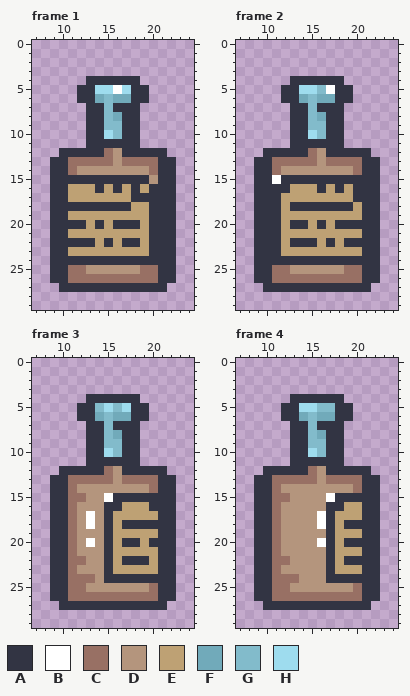
Two versions of one pixel-art file, assets/rum.aseprite. This is how it looked before the edit.
32x32 pixels, 10 frames. Shown: frame 1: x 7..24, y 0..29; frame 2: x 7..24, y 0..29; frame 3: x 7..24, y 0..29; frame 4: x 7..24, y 0..29. The commit also changed other frames, which this record leaves out.
Palette (. is transparent): A #323443  B #ffffff  C #987064  D #b4957d  E #bea174  F #71aaba  G #82bbcb  H #9edcee
Pixels before, frame 1, first column x 9:
 4 ....AAAAAA....
 5 ...AAHHBHAA...
 6 ...AAFGFFAA...
 7 ....AAGAAA....
 8 ....AAGFAA....
 9 ....AAGGAA....
10 ....AAHGAA....
11 ....AAAAAA....
12 .AAAAACDAAAAA.
13 AACCCCCDCCCCAA
14 AACDDDDDDDDCAA
15 AAAAAAAAAAADAA
16 AAEEEAEAEAEAAA
17 AAEEEEEEEAAAAA
18 AAAAAAAAAEEAAA
19 AAEEEEEEEEEAAA
20 AAAAEAEAAAEAAA
21 AAEEEEEEEEEAAA
22 AAAAAEAEAAEAAA
23 AAEEEEEEEEEAAA
24 AAAAAAAAAAAAAA
25 AACCDDDDDDCCAA
26 AACCCCCCCCCCAA
27 .AAAAAAAAAAAA.
Pixels before, frame 2, first column x 9:
 4 ....AAAAAA....
 5 ...AAHHGBAA...
 6 ...AAFGFFAA...
 7 ....AAGAAA....
 8 ....AAGFAA....
 9 ....AAGGAA....
10 ....AAHGAA....
11 ....AAAAAA....
12 .AAAAACDAAAAA.
13 AACCCCCDCCCCAA
14 AACDDDDDDDDCAA
15 AABAAAAAAAAAAA
16 AAAAEEEAEAEAAA
17 AAAEEEEEEEEAAA
18 AAAEAAAAAAAEAA
19 AAAEEEEEEEEEAA
20 AAAEAAEAEAAAAA
21 AAAEEEEEEEEEAA
22 AAAEAAAEAEAAAA
23 AAAEEEEEEEEEAA
24 AAAAAAAAAAAAAA
25 AACCDDDDDDCCAA
26 AACCCCCCCCCCAA
27 .AAAAAAAAAAAA.
Pixels before, frame 3, first column x 9:
 4 ....AAAAAA....
 5 ...AAGHGHAA...
 6 ...AAFGFFAA...
 7 ....AAGAAA....
 8 ....AAGFAA....
 9 ....AAGGAA....
10 ....AAHGAA....
11 ....AAAAAA....
12 .AAAAACDAAAAA.
13 AACCCCCDCCCCAA
14 AACDDDDDDDDCAA
15 AACCDDBAAAAAAA
16 AACDDDAAEEEAAA
17 AACDBDAEEEEEAA
18 AACDBDAEAAAAAA
19 AACDDDAEEEEEAA
20 AACDBDAEAAEAAA
21 AACDDDAEEEEEAA
22 AACCDDAEAAAEAA
23 AACDDDAEEEEEAA
24 AACCCDAAAAAAAA
25 AACCDDDDDDDCAA
26 AACCCCCCCCCCAA
27 .AAAAAAAAAAAA.
Pixels before, frame 4, first column x 9:
 4 ....AAAAAA....
 5 ...AAHHGGAA...
 6 ...AAFGFFAA...
 7 ....AAGAAA....
 8 ....AAGFAA....
 9 ....AAGGAA....
10 ....AAHGAA....
11 ....AAAAAA....
12 .AAAAACDAAAAA.
13 AACCCCCDCCCCAA
14 AACDDDDDDDDCAA
15 AACCDDDDBAAAAA
16 AACDDDDDAAEEAA
17 AACDDDDBAEEEAA
18 AACDDDDBAEAAAA
19 AACDDDDDAEEEAA
20 AACDDDDBAEAAAA
21 AACDDDDDAEEEAA
22 AACCDDDDAEAAAA
23 AACDDDDDAEEEAA
24 AACCCDDDAAAAAA
25 AACCDDDDDDDCAA
26 AACCCCCCCCCCAA
27 .AAAAAAAAAAAA.
The result:
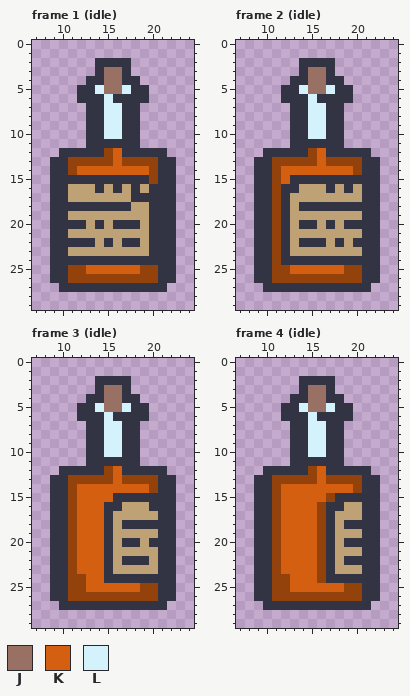
Colours new in this view: J #987064  K #d45f10  L #d3f2fb
Changes in this commit:
colour C: #987064 -> #93420b
Frame 1 (idle):
y 2: x 14..17 .... -> AAAA
y 3: x 14..17 .... -> AJJA
y 4: x 15..16 AA -> JJ
y 5: x 14..17 HHBH -> LJJL
y 6: x 14..17 FGFF -> ALAA
y 7: x 15..16 GA -> LL
y 8: x 15..16 GF -> LL
y 9: x 15..16 GG -> LL
y 10: x 15..16 HG -> LL
y 12..13: x 16 D -> K
y 14: x 12..19 DDDDDDDD -> KKKKKKKK
y 15: x 20 D -> C
y 25: x 13..18 DDDDDD -> KKKKKK
Frame 2 (idle):
y 2: x 14..17 .... -> AAAA
y 3: x 14..17 .... -> AJJA
y 4: x 15..16 AA -> JJ
y 5: x 14..17 HHGB -> LJJL
y 6: x 14..17 FGFF -> ALAA
y 7: x 15..16 GA -> LL
y 8: x 15..16 GF -> LL
y 9: x 15..16 GG -> LL
y 10: x 15..16 HG -> LL
y 12..13: x 16 D -> K
y 14: x 12..19 DDDDDDDD -> KKKKKKKK
y 15: x 11..12 BA -> CK
y 16: x 11 A -> C; x 13 E -> A; x 16..20 AEAEA -> EAEAE
y 17: x 11..12 AE -> CA; x 20 A -> E
y 18: x 11..13 AEA -> CAE; x 20 E -> A
y 19: x 11..12 AE -> CA
y 20: x 11..13 AEA -> CAE; x 15..18 EAEA -> AEAE
y 21: x 11..12 AE -> CA
y 22: x 11..13 AEA -> CAE; x 16..19 EAEA -> AEAE
y 23: x 11..12 AE -> CA
y 24: x 11 A -> C
y 25: x 13..18 DDDDDD -> KKKKKK
Frame 3 (idle):
y 2: x 14..17 .... -> AAAA
y 3: x 14..17 .... -> AJJA
y 4: x 15..16 AA -> JJ
y 5: x 14..17 GHGH -> LJJL
y 6: x 14..17 FGFF -> ALAA
y 7: x 15..16 GA -> LL
y 8: x 15..16 GF -> LL
y 9: x 15..16 GG -> LL
y 10: x 15..16 HG -> LL
y 12..13: x 16 D -> K
y 14: x 12..19 DDDDDDDD -> KKKKKKKK
y 15: x 12..15 CDDB -> KKKK
y 16: x 12..14 DDD -> KKK
y 17..18: x 12..14 DBD -> KKK
y 19: x 12..14 DDD -> KKK
y 20: x 12..14 DBD -> KKK
y 21: x 12..14 DDD -> KKK
y 22: x 12..14 CDD -> KKK
y 23: x 12..14 DDD -> KKK
y 24: x 13..14 CD -> KK
y 25: x 13..19 DDDDDDD -> KKKKKKC
Frame 4 (idle):
y 2: x 14..17 .... -> AAAA
y 3: x 14..17 .... -> AJJA
y 4: x 15..16 AA -> JJ
y 5: x 14..17 HHGG -> LJJL
y 6: x 14..17 FGFF -> ALAA
y 7: x 15..16 GA -> LL
y 8: x 15..16 GF -> LL
y 9: x 15..16 GG -> LL
y 10: x 15..16 HG -> LL
y 12..13: x 16 D -> K
y 14: x 12..19 DDDDDDDD -> KKKKKKKK
y 15: x 12..17 CDDDDB -> KKKKKC
y 16: x 12..16 DDDDD -> KKKKC
y 17..18: x 12..16 DDDDB -> KKKKC
y 19: x 12..16 DDDDD -> KKKKC
y 20: x 12..16 DDDDB -> KKKKC
y 21: x 12..16 DDDDD -> KKKKC
y 22: x 12..16 CDDDD -> KKKKC
y 23: x 12..16 DDDDD -> KKKKC
y 24: x 13..16 CDDD -> KKKC
y 25: x 13..19 DDDDDDD -> KKKKKKC
